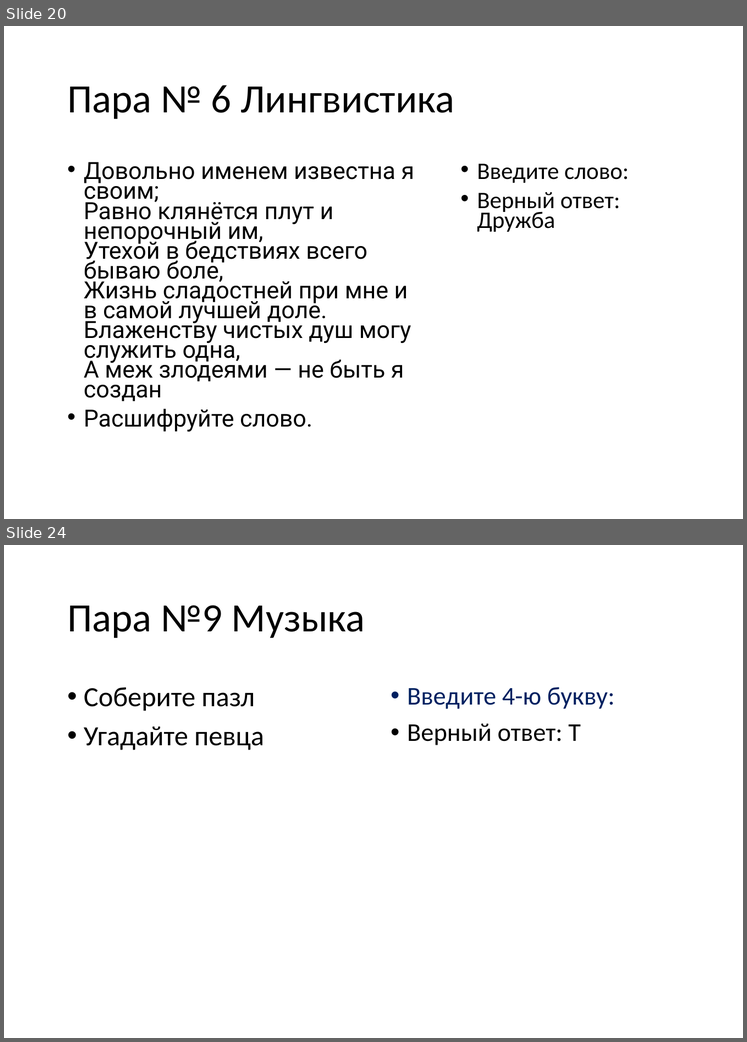
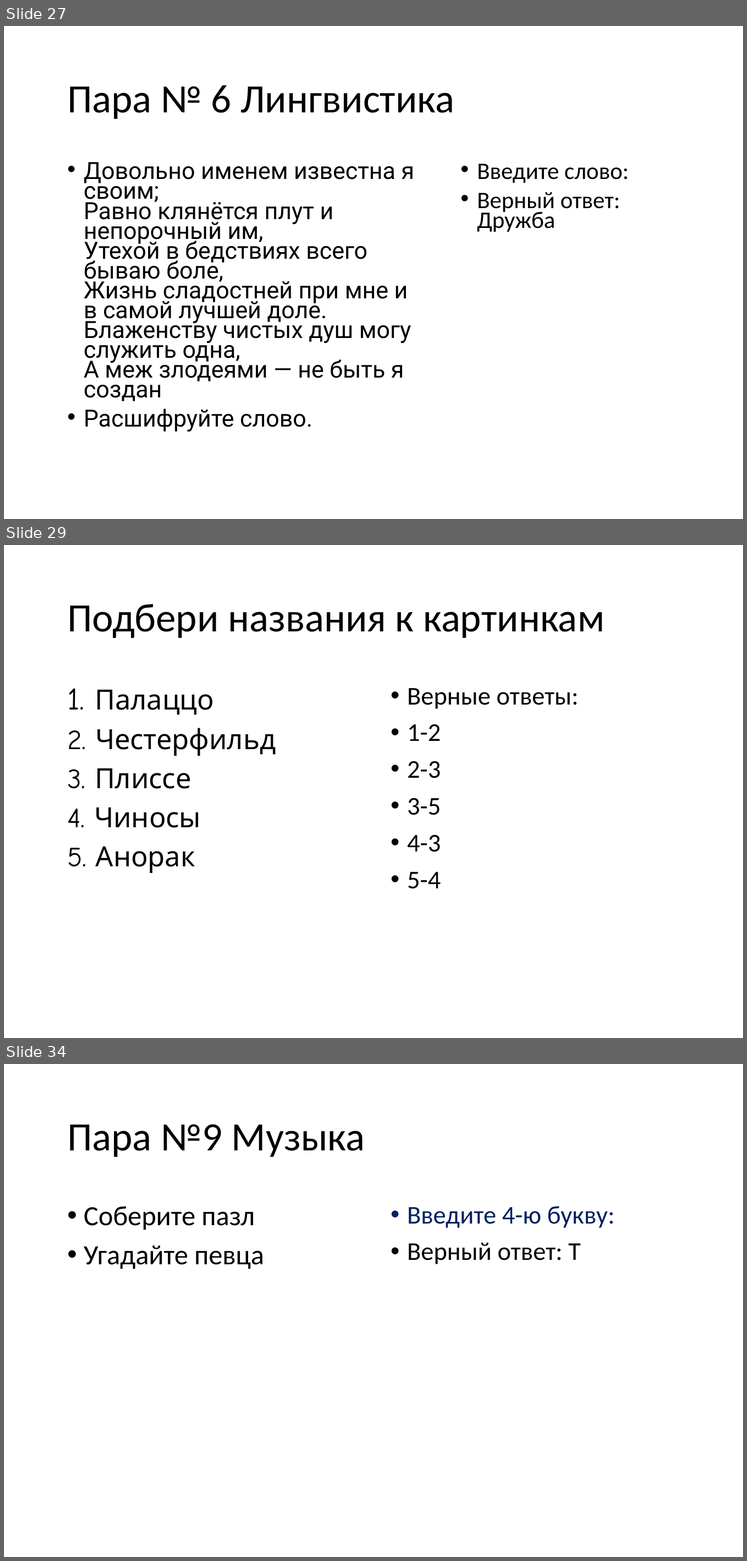
Before and after one commit to vvaassiihhaa/masha, a slide deck: КВЕСТ/Kvest 2706.pptx. Shown one above the other, each under a label of ours: slides 20 and 24 before the commit, slides 27, 29 and 34 after it; the slides between them are not shown. The pictures are 747x1042 and 747x1561 pixels, drawn with LibreOffice and Linux fonts; fonts in the diff are those of the drawing. Boxes give left, top, right and bottom in pixels: in the first picture for what was removed or moved away, otherwise in the second. Text is boxed around its words. In the diff, an @@ line names an element or a change of style, - is before the commit and + after.

```diff
--- a/КВЕСТ/Kvest 2706.pptx
+++ b/КВЕСТ/Kvest 2706.pptx
@@ slide 29 added at [4,545,743,1038], background #FFFFFF @@
@@ title added at [67,604,605,638], 23.1 pt, text #000000 @@
+Подбери названия к картинкам
@@ text added at [67,688,276,873], 16 pt, text #000000 @@
+1. Палаццо
+2. Честерфильд
+3. Плиссе
+4. Чиносы
+5. Анорак
@@ text added at [407,688,579,889], 14.7 pt, text #000000 @@
+• Верные ответы:
+• 1-2
+• 2-3
+• 3-5
+• 4-3
+• 5-4
@@ what was slide 20 is now slide 27 @@
@@ what was slide 24 is now slide 34 @@
```
Also in this commit, not shown: 10 slides changed, 10 other slides added, 1 slide removed.
